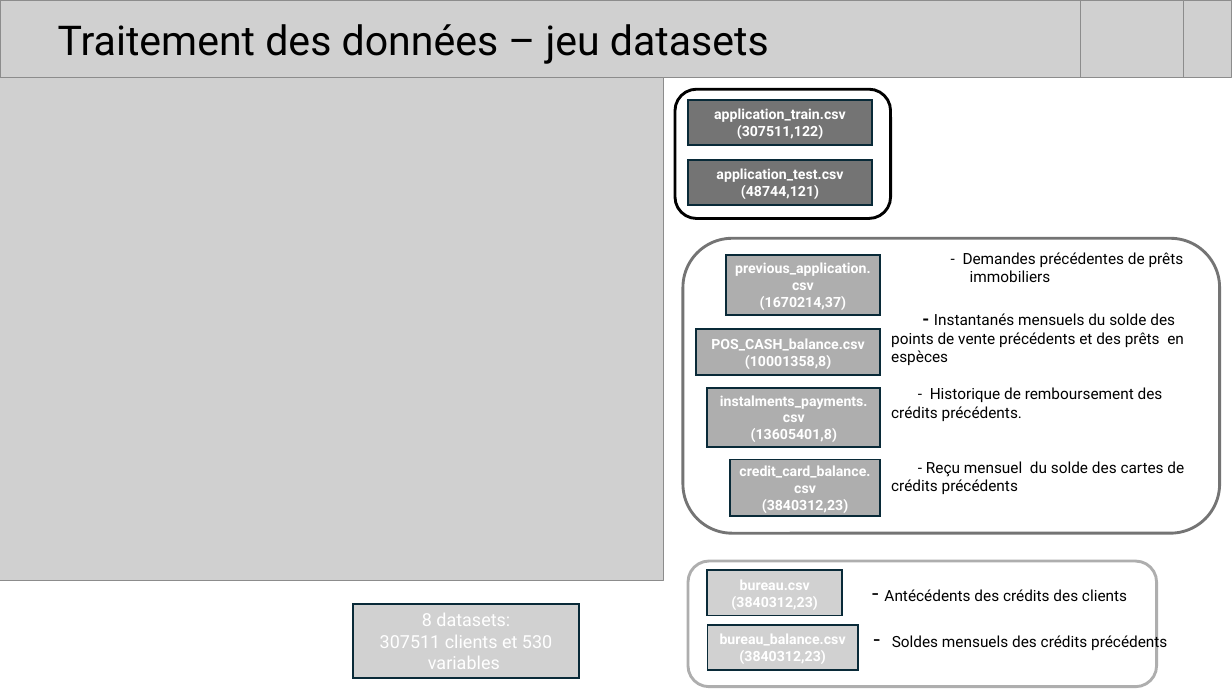
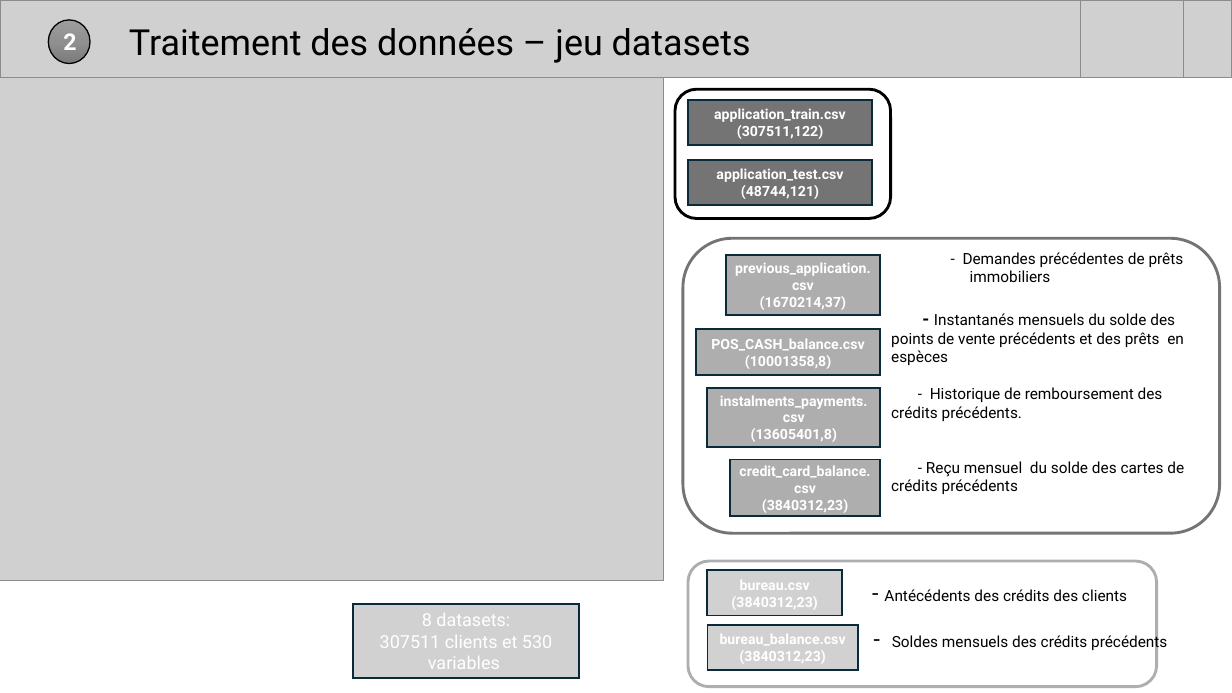
Before and after one commit to YannickQuerin/credit_score_app_API, a slide deck: slide 7 of P7_Modelisation_risque_defaut_credit/Présentation_Modelisation_risque_defaut_credit.pptx. Drawn at 1232x693 pixels with LibreOffice and Linux fonts; fonts in the diff are those of the drawing; grey boxes stand for pictures. Boxes give left, top, right and bottom in pixels: in the first picture for what was removed or moved away, otherwise in the second. Text is boxed around its words. In the diff, an @@ line names an element or a change of style, - is before the commit and + after.

```diff
--- a/P7_Modelisation_risque_defaut_credit/Présentation_Modelisation_risque_defaut_credit.pptx
+++ b/P7_Modelisation_risque_defaut_credit/Présentation_Modelisation_risque_defaut_credit.pptx
@@ title "Traitement des données – jeu ..." at [129,28,751,63]: size 32 to 28 pt @@
@@ ellipse added at [48,20,90,64], fill gradient #9D9D9D to #909090 to #7C7C7C, outline #000000 1 pt, 18 pt, text #FFFFFF, bold @@
+2
```
Also in this commit, not shown: 23 other slides changed, 3 slides added, 1 slide removed.
